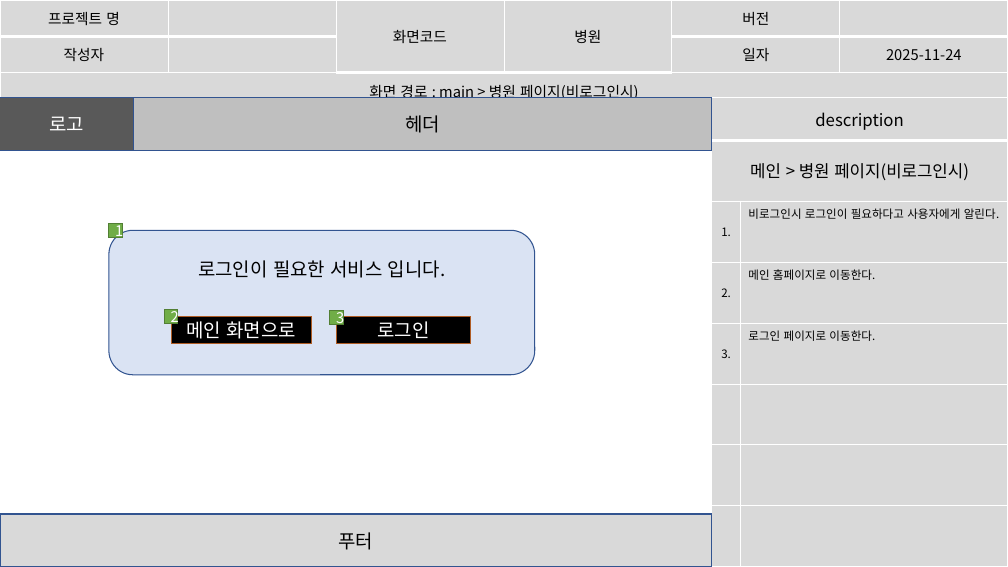
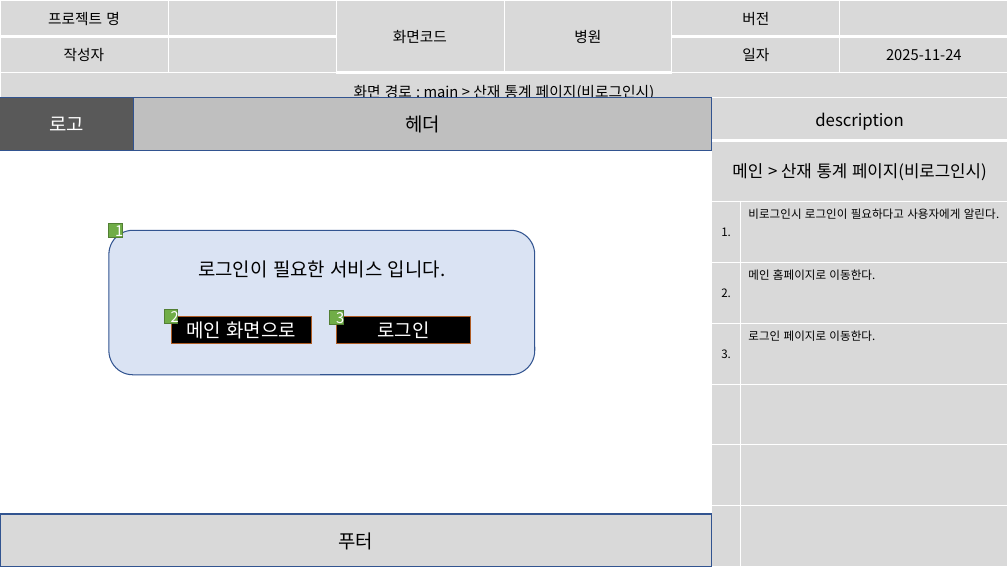
Before and after one commit to imyongchan/source, a slide deck: slide 7 of 스토리보드- 11.20/스토리보드_종합중.pptx (slide 10 before the commit). Drawn at 1008x567 pixels with LibreOffice and Linux fonts; fonts in the diff are those of the drawing. Boxes give left, top, right and bottom in pixels: in the first picture for what was removed or moved away, otherwise in the second. Text is boxed around its words. In the diff, an @@ line names an element or a change of style, - is before the commit and + after.

```diff
--- a/스토리보드- 11.20/스토리보드_종합중.pptx
+++ b/스토리보드- 11.20/스토리보드_종합중.pptx
@@ table at bbox=[0, 0, 1007, 115] @@
-row 3, column 1: 화면 경로 : main > 병원 페이지(비로그인시)
+row 3, column 1: 화면 경로 : main > 산재 통계 페이지(비로그인시)
@@ table at bbox=[712, 98, 1008, 567] @@
-row 2, column 1: 메인 > 병원 페이지(비로그인시)
+row 2, column 1: 메인 > 산재 통계 페이지(비로그인시)
```
Also in this commit, not shown: 9 other slides changed, 10 slides added, 2 slides removed.
